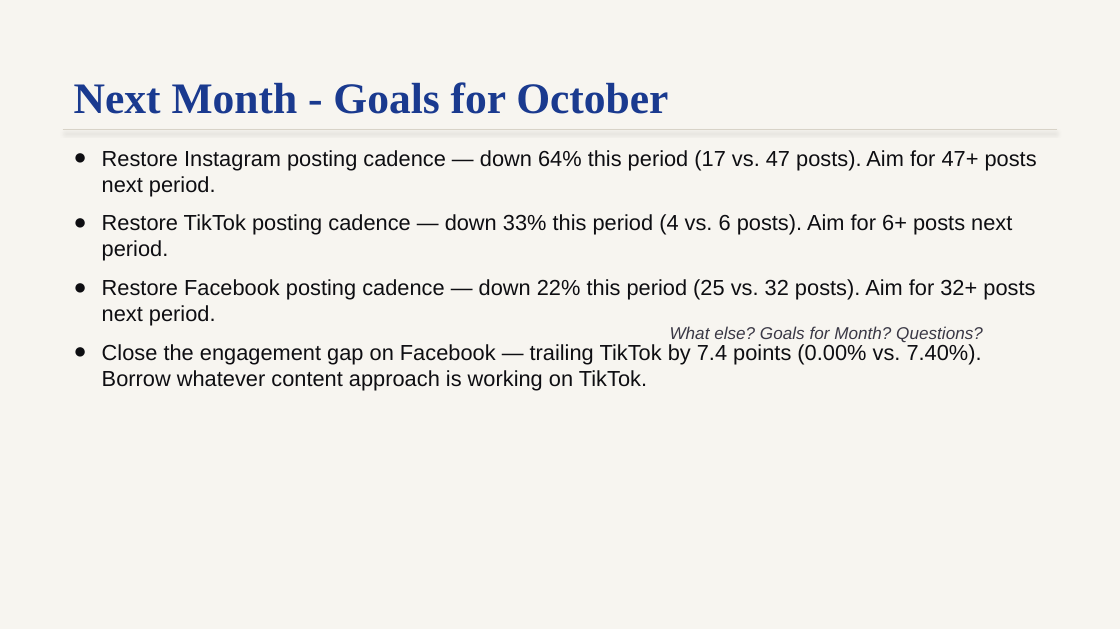
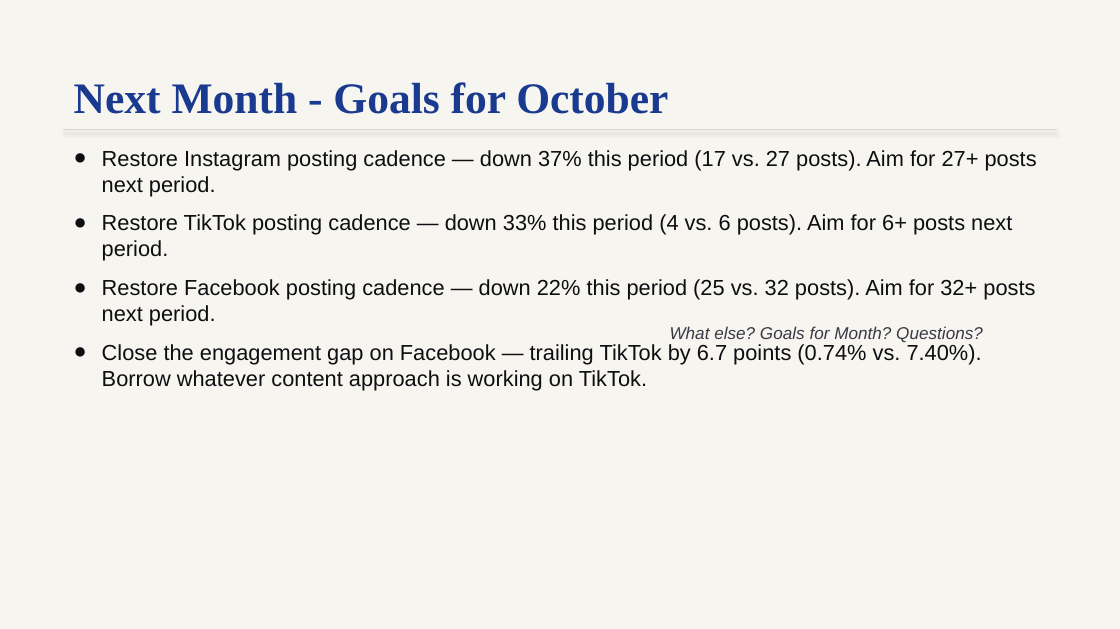
Before and after one commit to lakehousesocial-tech/ocean-crest-pier-monthly-report, a slide deck: slide 11 of Ocean Crest Pier Monthly Report — September 2026.pptx. Drawn at 1120x629 pixels with LibreOffice and Linux fonts; fonts in the diff are those of the drawing. Boxes give left, top, right and bottom in pixels: in the first picture for what was removed or moved away, otherwise in the second. Text is boxed around its words. In the diff, an @@ line names an element or a change of style, - is before the commit and + after.

```diff
--- a/Ocean Crest Pier Monthly Report — September 2026.pptx
+++ b/Ocean Crest Pier Monthly Report — September 2026.pptx
@@ text at box(102, 150, 1037, 196): text changed @@
-● Restore Instagram posting cadence — down 64% this period (17 vs. 47 posts). Aim for 47+ posts next period.
+● Restore Instagram posting cadence — down 37% this period (17 vs. 27 posts). Aim for 27+ posts next period.
@@ text at box(102, 344, 982, 391): text changed @@
-● Close the engagement gap on Facebook — trailing TikTok by 7.4 points (0.00% vs. 7.40%). Borrow whatever content approach is working on TikTok.
+● Close the engagement gap on Facebook — trailing TikTok by 6.7 points (0.74% vs. 7.40%). Borrow whatever content approach is working on TikTok.
```
Also in this commit, not shown: 2 other slides changed, 3 other files.
